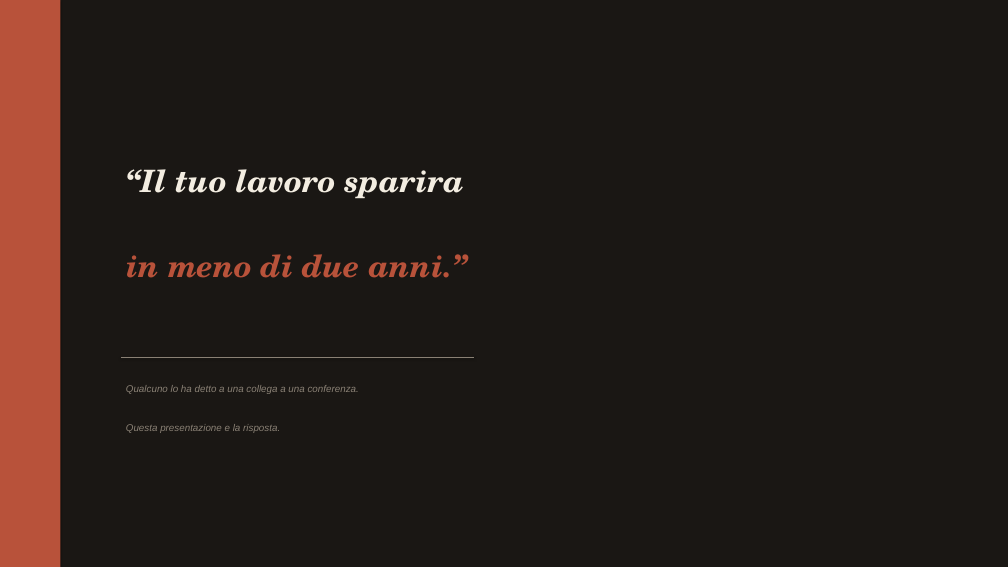
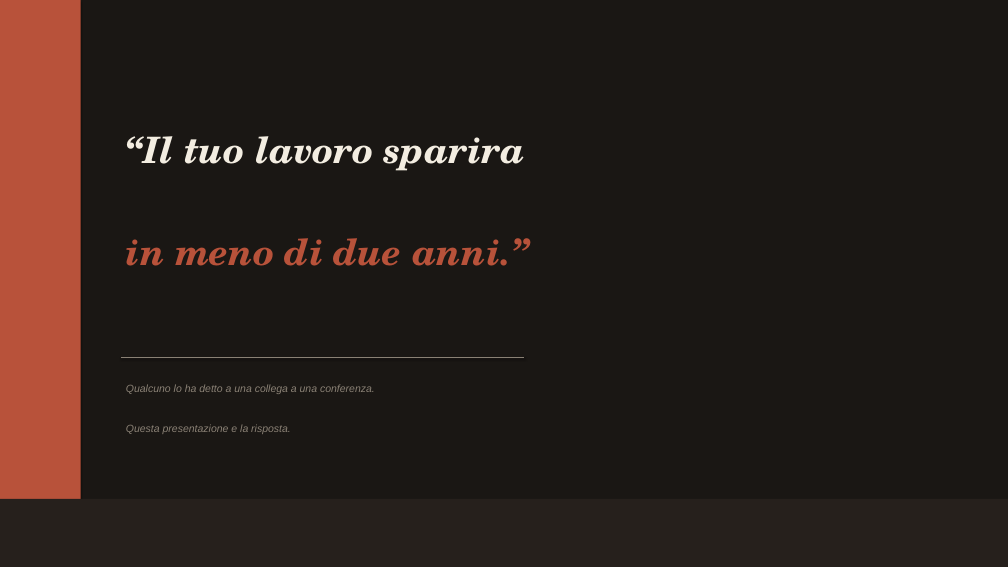
Before and after one commit to vincenzom1986/Test, a slide deck: slide 2 of Social_Listening_Speech_FINAL_v3.pptx. Drawn at 1008x567 pixels with LibreOffice and Linux fonts; fonts in the diff are those of the drawing. Boxes give left, top, right and bottom in pixels: in the first picture for what was removed or moved away, otherwise in the second. Text is boxed around its words. In the diff, an @@ line names an element or a change of style, - is before the commit and + after.

```diff
--- a/Social_Listening_Speech_FINAL_v3.pptx
+++ b/Social_Listening_Speech_FINAL_v3.pptx
@@ rectangle: place and size @@
-rectangle at (0, 0, 60, 567)
+rectangle at (0, 0, 81, 567)
@@ text "“Il tuo lavoro sparira" at (126, 136, 524, 171): size 44 to 52 pt @@
@@ text "“Il tuo lavoro sparira": place and size @@
-text "“Il tuo lavoro sparira" at (126, 169, 464, 199)
+text "“Il tuo lavoro sparira" at (126, 136, 524, 171)
@@ text "in meno di due anni.”": place and size @@
-text "in meno di due anni.”" at (126, 254, 467, 278)
+text "in meno di due anni.”" at (126, 238, 529, 266)
@@ text "in meno di due anni.”" at (126, 238, 529, 266): size 44 to 52 pt @@
@@ line moved from (121, 357) - (474, 357) to (121, 357) - (524, 357) @@
@@ line (121, 357) - (524, 357): stroke #8A8175 1.5 pt to #8A8175 2 pt @@
@@ text "Qualcuno lo ha detto a ..." at (126, 384, 375, 394): size 14 to 15 pt @@
@@ text "Questa presentazione e la risposta." at (126, 424, 291, 434): size 14 to 15 pt @@
@@ rectangle added at (0, 499, 1008, 567), fill #26201C @@
```
Also in this commit, not shown: 19 other slides changed.
